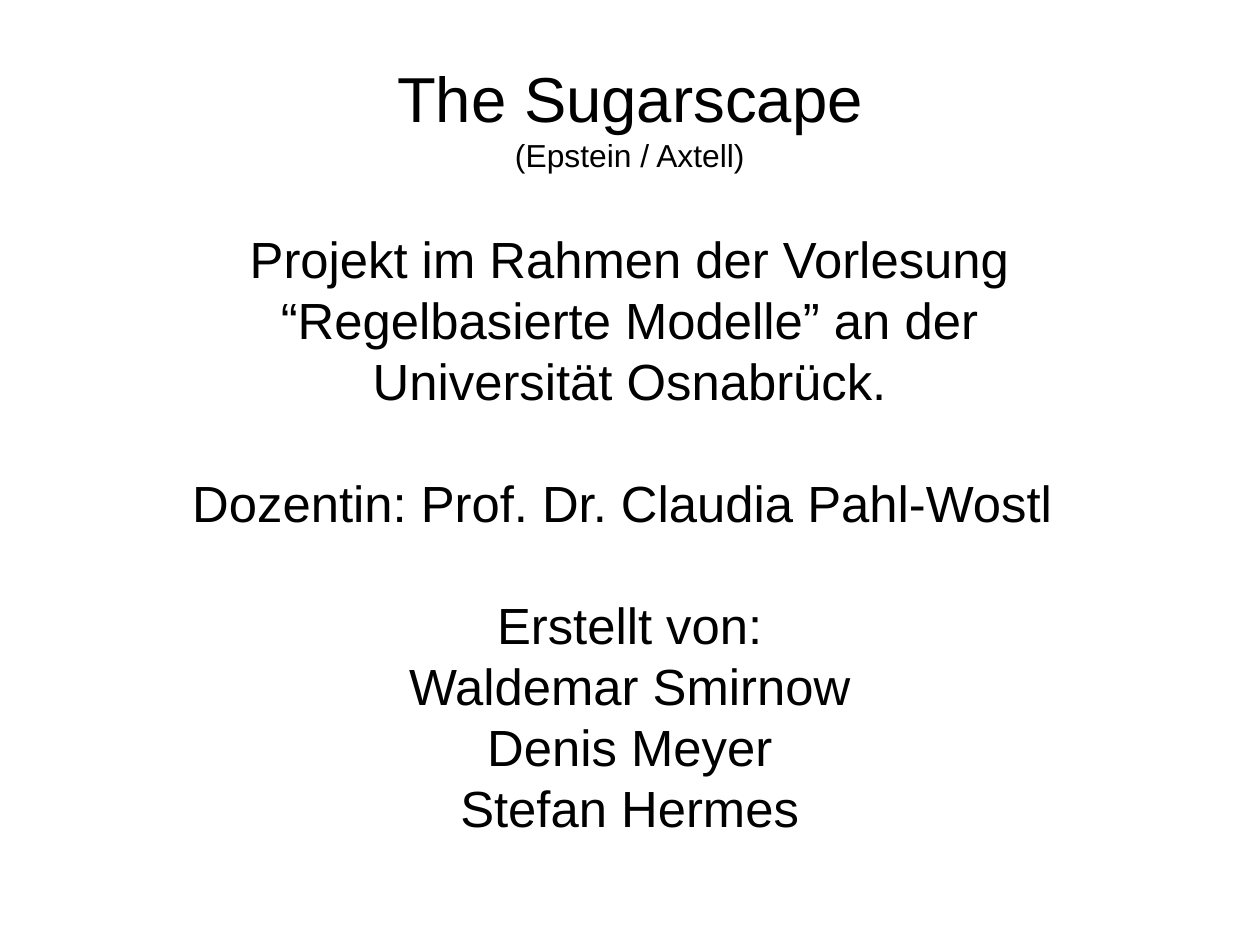
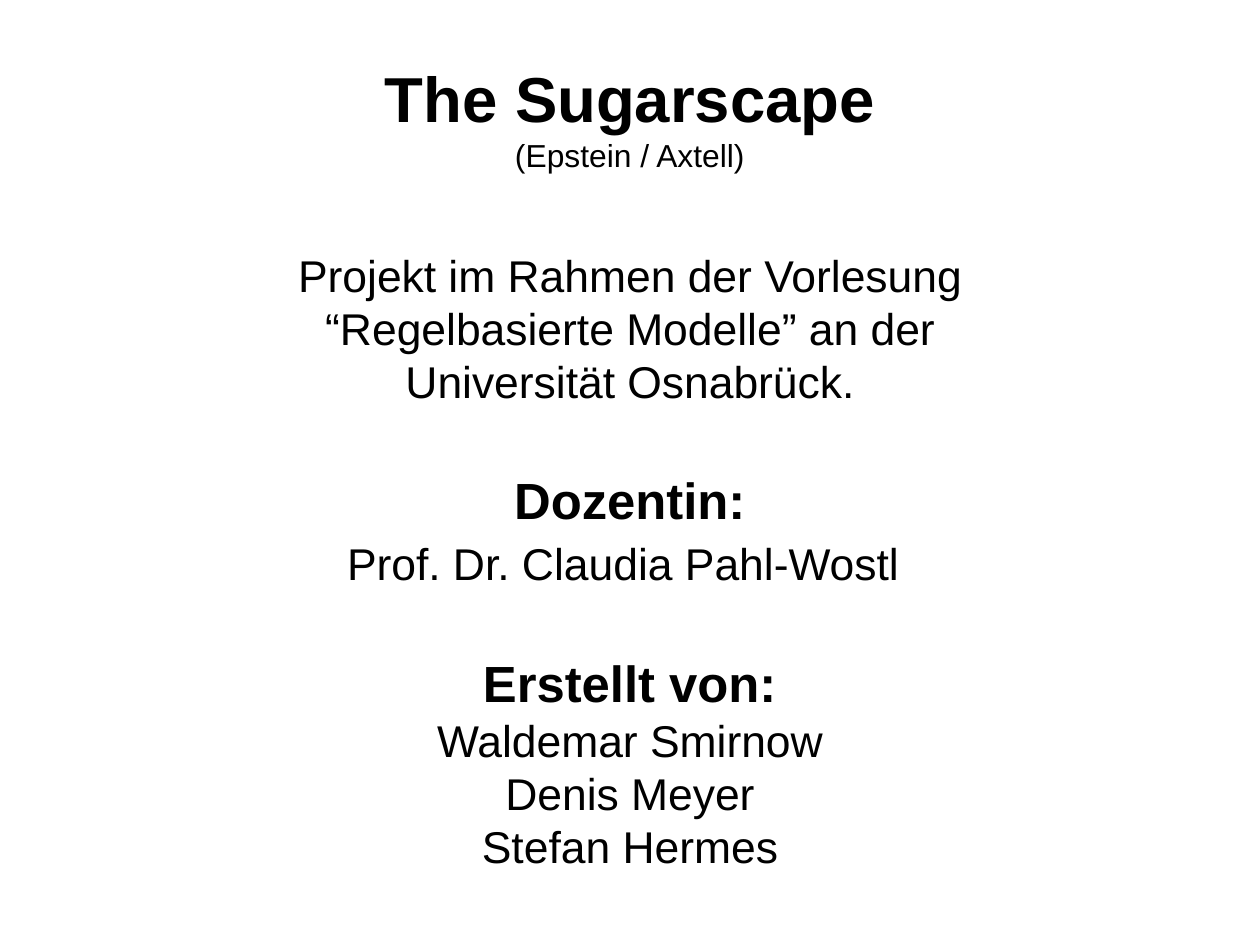
Before and after one commit to wsmirnow/Sugarscape, a slide deck: slide 1 of Presentation/Presentation.odp. Drawn at 1260x945 pixels with LibreOffice and Linux fonts; fonts in the diff are those of the drawing. Boxes give left, top, right and bottom in pixels: in the first picture for what was removed or moved away, otherwise in the second. Text is boxed around its words. In the diff, an @@ line names an element or a change of style, - is before the commit and + after.

```diff
--- a/Presentation/Presentation.odp
+++ b/Presentation/Presentation.odp
@@ title "The Sugarscape (Epstein / Axtell)" at bbox=[385, 76, 875, 173]: bold on in "The Sugarscape" @@
@@ subtitle "Projekt im Rahmen der Vorlesung ...": place and size @@
-subtitle "Projekt im Rahmen der Vorlesung ..." at bbox=[192, 241, 1052, 828]
+subtitle "Projekt im Rahmen der Vorlesung ..." at bbox=[298, 259, 962, 864]
@@ subtitle at bbox=[298, 259, 962, 864]: size 32 to 28 pt in "Projekt im Rahmen der Vorlesung “Regelbasierte Modelle” ...", "Waldemar Smirnow Denis Meyer Stefan Hermes"; bold on in "Erstellt von:" @@
@@ subtitle at bbox=[347, 482, 899, 581]: text changed; size 32 to 28 pt @@
-Dozentin: Prof. Dr. Claudia Pahl-Wostl
+Dozentin:
+Prof. Dr. Claudia Pahl-Wostl
```
Also in this commit, not shown: 8 other slides changed, 1 other file.
